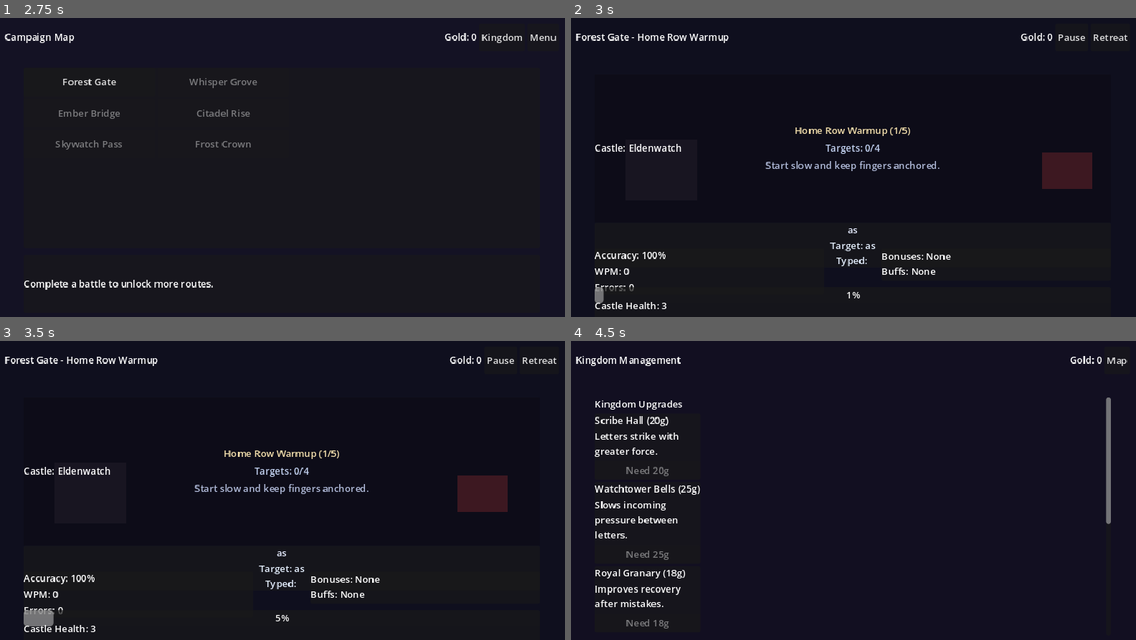
Above: before the commit, frames 1-4 (two rows, left to right).
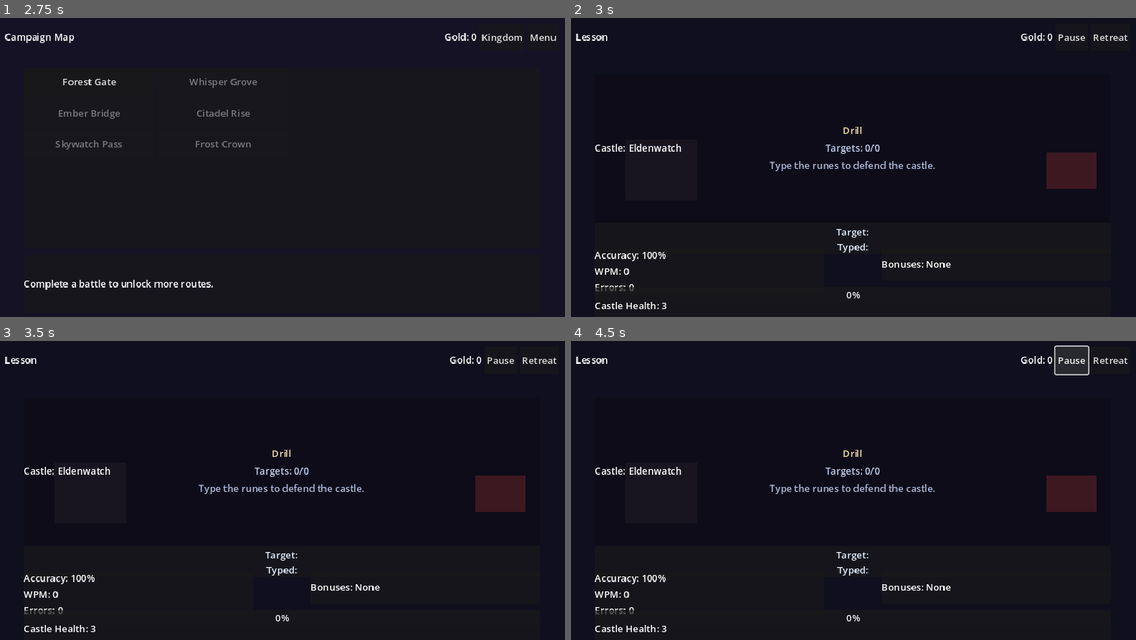
Above: after the commit, the same moments.

Repository: WanderlustCoder/Keyboard-Defense-AzureVale
Game: Godot game, scene res://scenes/MainMenu.tscn
Same seed, same stepped clock (60 frames per second), same inputs: the game is played once before the commit and once after it.
Inputs (mouse positions are in pixels of both pictures, inside the frame that each line leads up to):
- Up to frame 1 (2.75 s): click "Start Campaign" at 0.5 s; click "Kingdom" at 1.25 s; click "Map" at 2 s
- Up to frame 2 (3 s): click "Forest Gate" at 2.75 s
- Up to frame 3 (3.5 s): no input
- Up to frame 4 (4.5 s): click "Retreat" at 3.5 s; click (1073, 358) at 4.25 s, where only the run before the commit has a clickable "Kingdom"

Frame 1 is identical in both runs. In frame 2, 1.9% of the frame differs, in the area x 1-94%, y 5-96%; in frame 3, 2.7%; in frame 4, 5.9%, in the area x 1-99%, y 1-98%.
Error after the commit: Parse Error: Used space character for indentation instead of tab as used before in the file. (res://scripts/Battlefield.gd:285)

Commit message:
Add typing feedback below playfield

Diff:
--- a/apps/keyboard-defense-godot/scenes/Battlefield.tscn
+++ b/apps/keyboard-defense-godot/scenes/Battlefield.tscn
@@ -177,6 +177,12 @@
 text = ""
 autowrap_mode = 3
 theme_override_colors/default_color = Color(0.92, 0.95, 1, 1)
+
+[node name="FeedbackLabel" type="Label" parent="TypingPanel/Content"]
+text = ""
+horizontal_alignment = 1
+visible = false
+theme_override_colors/font_color = Color(0.82, 0.9, 0.62, 1)
 
 [node name="TypingReadout" type="VBoxContainer" parent="TypingPanel/Content"]
 alignment = 1
--- a/apps/keyboard-defense-godot/scripts/Battlefield.gd
+++ b/apps/keyboard-defense-godot/scripts/Battlefield.gd
@@ -16,6 +16,7 @@
 }
 const BUFF_WORD_STREAK := 4
 const BUFF_INPUT_STREAK := 24
+const FEEDBACK_DURATION := 0.8
 
 @onready var lesson_label: Label = $TopBar/LessonLabel
 @onready var gold_label: Label = $TopBar/GoldLabel
@@ -30,6 +31,7 @@
 @onready var bonus_label: Label = $BonusPanel/BonusLabel
 @onready var drill_title_label: Label = $PlayField/DrillHud/DrillTitle
 @onready var drill_target_label: RichTextLabel = $TypingPanel/Content/DrillTarget
+@onready var feedback_label: Label = $TypingPanel/Content/FeedbackLabel
 @onready var drill_progress_label: Label = $PlayField/DrillHud/DrillProgress
 @onready var drill_hint_label: Label = $PlayField/DrillHud/DrillHint
 @onready var battle_stage: Control = $PlayField/BattleStage
@@ -102,6 +104,7 @@
 }
 var input_streak: int = 0
 var word_streak: int = 0
+var feedback_timer: float = 0.0
 
 var battle_start_time_ms: int = 0
 var battle_total_inputs: int = 0
@@ -146,6 +149,7 @@
 	_set_threat(0.0)
 	active_buffs.clear()
 	_reset_streaks()
+	_clear_feedback()
 	_recompute_buff_modifiers()
 	_recompute_combat_values()
 	if battle_stage != null:
@@ -175,6 +179,7 @@
 	if debug_panel != null and debug_panel.visible:
 		return
 	_update_buffs(delta)
+	_update_feedback(delta)
 	if drill_mode == "intermission":
 		drill_timer = max(0.0, drill_timer - delta)
 		if battle_stage != null:
@@ -247,6 +252,7 @@
 	else:
 		_advance_streaks(status)
 	_check_buff_triggers()
+	_update_feedback_for_status(status)
 	_apply_typing_combat(status)
 	if status == "lesson_complete":
 		_complete_drill()
@@ -277,11 +283,41 @@
 	mistakes_label.text = "Errors: %d" % errors
 
 func _update_threat() -> void:
-	threat_bar.value = threat
-	castle_label.text = "Castle Health: %d" % castle_health
+        threat_bar.value = threat
+        castle_label.text = "Castle Health: %d" % castle_health
+
+func _update_feedback(delta: float) -> void:
+        if feedback_label == null or feedback_timer <= 0.0:
+                return
+        feedback_timer = max(0.0, feedback_timer - delta)
+        if feedback_timer <= 0.0:
+                feedback_label.text = ""
+                feedback_label.visible = false
+
+func _clear_feedback() -> void:
+        feedback_timer = 0.0
+        if feedback_label != null:
+                feedback_label.text = ""
+                feedback_label.visible = false
+
+func _update_feedback_for_status(status: String) -> void:
+        if status == "error":
+                _show_feedback("Mistake!", Color(0.96, 0.45, 0.45, 1))
+        elif status == "word_complete":
+                _show_feedback("Hit!", Color(0.98, 0.84, 0.44, 1))
+        elif status == "lesson_complete":
+                _show_feedback("Wave Clear!", Color(0.65, 0.86, 1, 1))
+
+func _show_feedback(message: String, color: Color) -> void:
+        if feedback_label == null:
+                return
+        feedback_label.text = message
+        feedback_label.visible = message != ""
+        feedback_label.modulate = color
+        feedback_timer = FEEDBACK_DURATION
 
 func _set_threat(value: float, sync_stage: bool = true) -> void:
-	var clamped = clamp(value, 0.0, 100.0)
+        var clamped = clamp(value, 0.0, 100.0)
 	threat = clamped
 	if sync_stage and not syncing_threat and battle_stage != null:
 		battle_stage.set_progress_percent(clamped)
